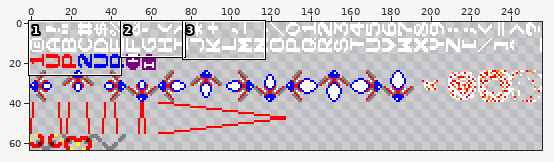
A sprite sheet gets an edit: png/gfx.png. Above, an overview of the earlier version with the close-up marked.
Close-up. As it was:
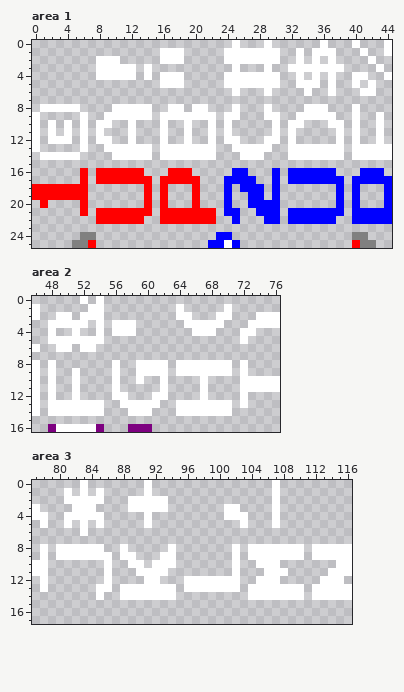
The file is 256x64 pixels. Colours within 5 levels of each other are drawn and written as one. Shown: area 1: x 0..44, y 0..25; area 2: x 46..76, y 0..16; area 3: x 77..116, y 0..17. The commit also changed other parts of the picture, which this record leaves out.
After the commit:
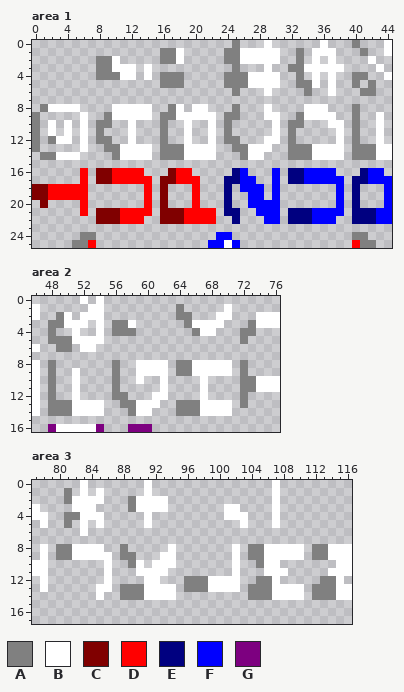
Palette (. is transparent): A #808080  B #ffffff  C #800000  D #ff0000  E #000080  F #0000ff  G #7d0080
Edits made:
--- area 1
@@ x 0..44 @@
- 0 .........................B...B......B...B...B
- 1 ................BBB.....BBBBBBB..B.BBB...B..B
- 2 ........BBB.....BBB.....BBBBBBB..B.B.B....B..
- 3 ........BBBBB.B..........B...B..BBBBBBB....B.
- 4 ........BBBBB.B.BBB.....BBBBBBB..B.B.B..BB..B
- 5 ................BBB.....BBBBBBB..BBB.B..B.B..
- 6 .........................B...B....B..B...BB..
+ 0 .........................A...B......B...A...B
+ 1 ................AAB.....AABBBBB..A.BBB...A..B
+ 2 ........AAB.....AAB.....AABBBBB..A.B.B....B..
+ 3 ........AABBB.B..........A...B..AABBBBB....B.
+ 4 ........AAABB.B.AAA.....AAABBBB..A.B.B..AA..B
+ 5 ................AAA.....AAABBBB..AAB.B..A.A..
+ 6 .........................A...B....A..B...AA..
  7 .............................................
- 8 .BBBBB....BBBBB..BB.BB...B...B....BBB...B....
- 9 B.....B..BBBBBB.BBBBBBB.BB...BB..BBBBB..B..B.
-10 B.B.B.B.BB..B...B..B..B.B.....B.BB...BB.B..B.
-11 B.B.B.B.B...B...B..B..B.B.....B.B.....B.B..B.
-12 B.BBB.B.BB..B...B..B..B.BB...BB.B.....B.B..B.
-13 B.....B..BBBBBB.BBBBBBB..BBBBB..BBBBBBB.BBBBB
-14 .BBBBB....BBBBB.BBBBBBB...BBB...BBBBBBB.BBBBB
+ 8 .ABBBB....BBBBB..AB.BB...A...B....BBB...A....
+ 9 A.....B..ABBBBB.AABBBBB.AA...BB..ABBBB..A..B.
+10 A.B.B.B.AA..B...A..B..B.A.....B.AA...BB.A..B.
+11 A.B.B.B.A...B...A..B..B.A.....B.A.....B.A..B.
+12 A.ABB.B.AA..B...A..B..B.AA...BB.A.....B.A..B.
+13 A.....B..AABBBB.AAABBBB..AABBB..AAABBBB.AAABB
+14 .AABBB....ABBBB.AAABBBB...ABB...AAABBBB.AAABB
 15 .............................................
-16 ......D.DDDDDD...DDD.....FF...F.FFFFFF...FFF.
-17 ......D.DDDDDDD.DDDDD...FFFF..F.FFFFFFF.FFFFF
-18 DDDDDDD.......D.D...D...F.FFF.F.......F.F...F
-19 DDDDDDD.......D.D...D...F..FF.F.......F.F...F
-20 .D....D.......D.D...D...F..FFFF.......F.F...F
-21 ......D.DDDDDDD.DDDDDDD.FF..FFF.FFFFFFF.FFFFF
-22 ........DDDDDD..DDDDDDD..F...FF.FFFFFF..FFFFF
+16 ......D.CCDDDD...CDD.....EF...F.EEFFFF...EFF.
+17 ......D.CCDDDDD.CCDDD...EEFF..F.EEFFFFF.EEFFF
+18 CCDDDDD.......D.C...D...E.FFF.F.......F.E...F
+19 CCDDDDD.......D.C...D...E..FF.F.......F.E...F
+20 .C....D.......D.C...D...E..FFFF.......F.E...F
+21 ......D.CCCDDDD.CCCDDDD.EE..FFF.EEEFFFF.EEEFF
+22 ........CCCDDD..CCCDDDD..E...FF.EEEFFF..EEEFF
 23 .............................................
--- area 2
@@ x 46..76 @@
  0 ......B.B......................
- 1 B......BB.........B.....B......
- 2 B..BB.BBB.........BB...BB...BBB
- 3 ..BBBBB.B.BBB......BBBBB...BBBB
- 4 ..B..B..B.BBB.......BBB...BB...
- 5 ..BBBBBBB.................B....
- 6 B..BB.BB.......................
+ 1 B......BB.........A.....B......
+ 2 B..AB.BBB.........AA...BB...BBB
+ 3 ..AABBB.B.AAB......ABBBB...ABBB
+ 4 ..A..B..B.AAA.......ABB...AA...
+ 5 ..AAABBBB.................A....
+ 6 B..AA.BB.......................
  7 ...............................
- 8 B.B.......B..BBBB.BBBBBBB.B....
- 9 B.B..B....B..BBBB.BBBBBBB.B....
-10 B.B..B....B..B..B....B....BBBBB
-11 B.B..B....B.....B....B....BBBBB
-12 B.B..B....BB...BB....B....B....
-13 B.BBBBBBB..BBBBB..BBBBBBB.B....
-14 B.BBBBBBB...BBB...BBBBBBB......
+ 8 B.A.......A..BBBB.AABBBBB.A....
+ 9 B.A..B....A..BBBB.AABBBBB.A....
+10 B.A..B....A..B..B....B....AABBB
+11 B.A..B....A.....B....B....AABBB
+12 B.A..B....AA...BB....B....A....
+13 B.AAABBBB..AABBB..AAABBBB.A....
+14 B.AAABBBB...ABB...AAABBBB......
 15 ...............................
--- area 3
@@ x 77..116 @@
  0 ......B.......B...............B.........
- 1 ....B.B.B.....B...............B.........
- 2 ....BBBBB...BBBBB.............B.........
- 3 B....BBB....BBBBB.......BB....B.........
- 4 BB..BBBBB.....B.........BBB...B.........
- 5 .B..B.B.B.....B...........B...B.........
+ 1 ....A.B.B.....B...............B.........
+ 2 ....ABBBB...ABBBB.............B.........
+ 3 B....BBB....ABBBB.......BB....B.........
+ 4 BB..AABBB.....B.........BBB...B.........
+ 5 .B..A.B.B.....B...........B...B.........
  6 ......B.................................
  7 ........................................
- 8 .B.BBBBBB..B.....B.......B.BBBBBBB.BBBBB
- 9 .B.BBBBBBB.BB...BB.......B.BBBBBBB.BBBBB
-10 BB.......B..BB.BBB.......B..BBB.......BB
+ 8 .B.AABBBB..A.....B.......B.AABBBBB.AABBB
+ 9 .B.AABBBBB.AA...BB.......B.AABBBBB.AABBB
+10 BB.......B..AB.BBB.......B..ABB.......BB
 11 BB.......B...BBBB........B...BBB.....BBB
-12 .B.......B....BB...BBBBBBB..BBB.....BBB.
-13 .B......BB.BBBBBBB.BBBBBBB.BBBBBBB.BBBBB
-14 ........B..BBBBBBB.........BBBBBBB.BBBBB
+12 .B.......B....BB...AAABBBB..AAB.....AAB.
+13 .B......BB.AAABBBB.AAABBBB.AAABBBB.AAABB
+14 ........B..AAABBBB.........AAABBBB.AAABB
 15 ........................................
